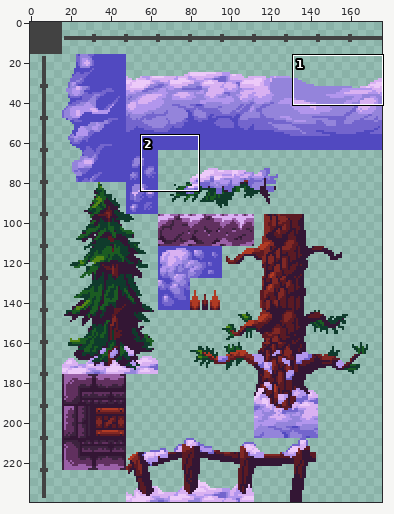
Pixel-art file: maps/stages/snowy.ase. The first picture is a wide view before the edit; the outline marks the close-up.
Close-up. Before:
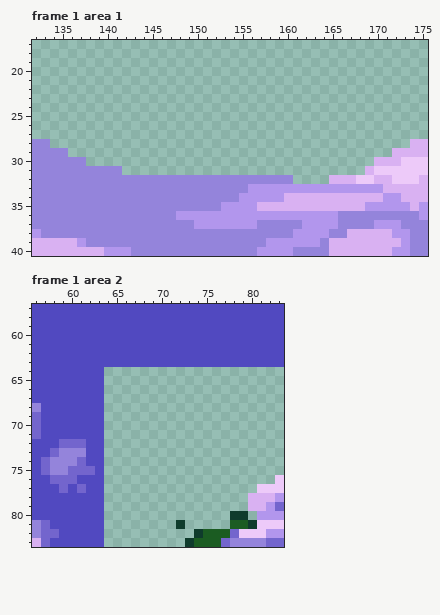
176x240 pixels, 2 frames. Shown: frame 1 area 1: x 132..175, y 17..40; frame 1 area 2: x 56..83, y 57..83.
The same view after the edit:
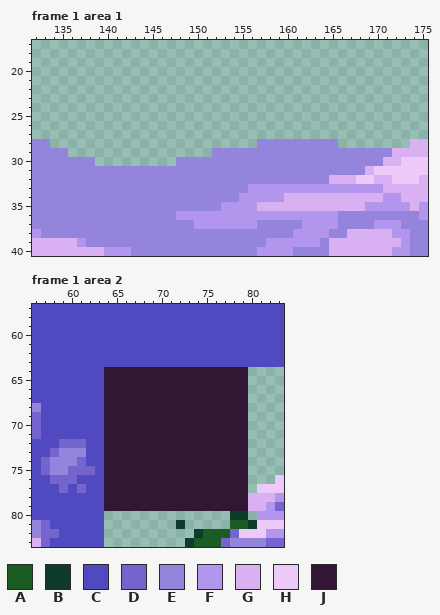
Palette (. is transparent): A #1b5c22  B #0f3b2c  C #5149c0  D #7365cd  E #9484db  F #b296ed  G #d9b1f2  H #edcaf9  J #331634
From old to new:
Frame 1 area 1, layer "Layer 1":
There is now colour E in row 28 at x 157 to 165; in row 29 at x 152 to 171; in row 30 at x 138 and 148 to 169; in row 31 at x 142 to 168; in row 32 at x 161 to 164.
The edit turns colour G into colour E in row 30 at x 170.
Frame 1 area 2, layer "Layer 1":
There is now colour J in rows 64 to 79 at x 64 to 79.
Pixel boxes of the changes (left, top, right, bottom) in both close-ups:
changed: (86, 139, 392, 184)
added: (104, 367, 248, 511)
